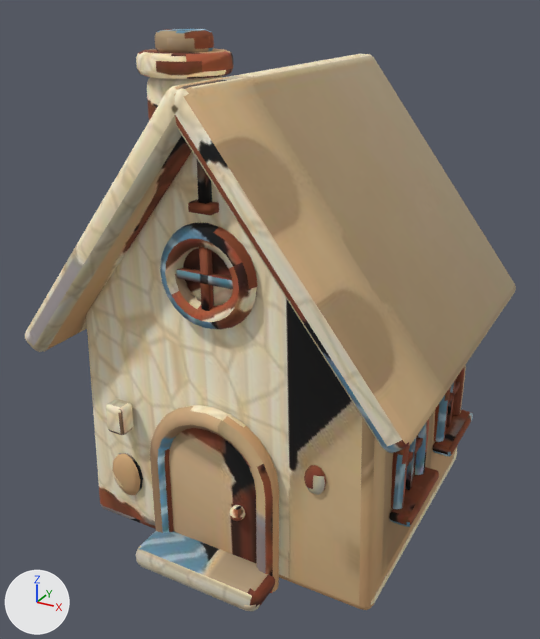
The glTF model assets/props/_exp/models/hut/hut_high.glb, before and after one commit.
Both versions are drawn from a 50 mm lens placed at (1.087, -2.109, 1.724), pointed at (-0.027, -0.084, 0.712). Every picture has the same lights, and +X, +Y and +Z are marked at lower left. The picture after the commit comes second. Vertices at exactly the same position are counted once.

In view in the first picture: 'hut'.
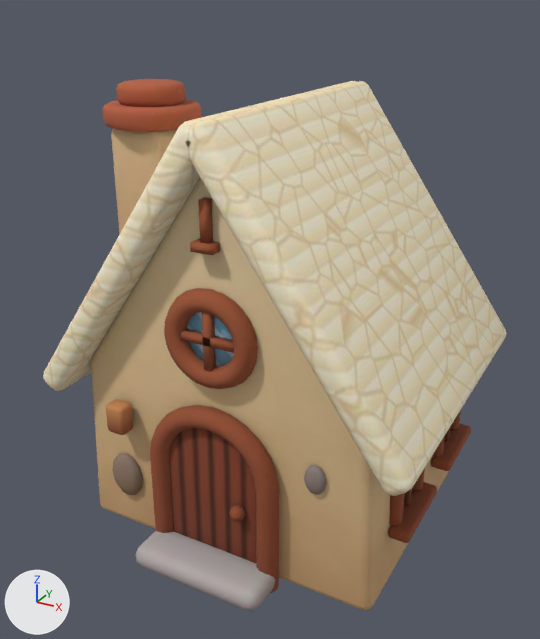
Edits to the bpy script that builds the scene:
```text
Change me_body:
    used by ob_hut; location = (0.0, 0.0, 0.0)
    remove me_body.from_pydata(...)  # 2716 vertices, 5164 faces; spans x -0.64..0.64, y -0.65..0.61, z 0.0..1.62
    add me_body.from_pydata(...)  # 2716 vertices, 5164 faces; spans x -0.64..0.64, y -0.65..0.56, z 0.0..1.45
    me_body part 1: the loose piece of 96 vertices spanning x -0.64..0.04, y -0.61..0.61, z 0.67..1.52 is scaled about its middle by (0.988, 0.915, 1.1), then moved by (0.0, 0.0, -0.13)
    me_body part 2: the loose piece of 96 vertices spanning x -0.04..0.64, y -0.61..0.61, z 0.67..1.52 is scaled about its middle by (0.988, 0.915, 1.1), then moved by (0.0, 0.0, -0.13)
    me_body part 3: the loose piece of 96 vertices spanning x -0.43..-0.23, y -0.18..0.02, z 0.87..1.49 is scaled about its middle by (1.12, 1.12, 1.24), then moved by (-0.14, 0.0, -0.23)
    me_body part 4: the loose piece of 120 vertices spanning x -0.48..-0.18, y -0.23..0.07, z 1.49..1.55 is moved by (-0.14, 0.0, -0.16)
    me_body part 5: the loose piece of 120 vertices spanning x -0.42..-0.24, y -0.17..0.01, z 1.55..1.62 is scaled about its middle by (1.24, 1.24, 1), then moved by (-0.14, 0.0, -0.16)
    me_body part 6: the loose piece of 192 vertices spanning x -0.16..0.16, y -0.52..-0.45, z 0.85..1.15 is moved by (0.0, 0.0, -0.19)
    me_body part 7: the loose piece of 40 vertices spanning x -0.12..0.12, y -0.48..-0.47, z 0.88..1.12 is moved by (0.0, 0.0, -0.19)
    me_body part 8: the loose piece of 8 vertices spanning x -0.01..0.01, y -0.51..-0.48, z 0.89..1.11 is moved by (0.0, 0.0, -0.19)
    me_body part 9: the loose piece of 8 vertices spanning x -0.11..0.11, y -0.51..-0.48, z 0.99..1.01 is moved by (0.0, 0.0, -0.19)
    me_body part 10: the loose piece of 8 vertices spanning x -0.01..0.01, y -0.5..-0.47, z 1.21..1.33 is moved by (0.0, 0.0, -0.11)
    me_body part 11: the loose piece of 8 vertices spanning x -0.04..0.04, y -0.52..-0.48, z 1.19..1.21 is moved by (0.0, 0.0, -0.11)
    me_body part 12: the loose piece of 150 vertices spanning x 0.5..0.55, y -0.32..-0.08, z 0.3..0.58 is moved by (0.0, 0.0, -0.06)
    me_body part 13: the loose piece of 8 vertices spanning x 0.52..0.54, y -0.21..-0.19, z 0.3..0.56 is moved by (0.0, 0.0, -0.06)
    me_body part 14: all 48 vertices in x -0.5..0.5, y -0.47..0.47, z 0.75..0.81 are moved by (0.0, 0.0, -0.16)
    me_body part 15: all 24 vertices in x -0.02..0.02, y -0.47..0.47, z 1.36..1.4 are moved by (0.0, 0.0, -0.09)
    me_body part 16: 280 of the vertices in x 0.5..0.59, y -0.1..0.37, z 0.26..0.58 are moved by (0.0, 0.0, -0.06)
    me_body part 17: 32 of the vertices in x 0.52..0.59, y -0.34..-0.3, z 0.26..0.44 are moved by (0.0, 0.0, -0.06)
    me_body part 18: 5138 kept faces spanning x -0.64..0.64, y -0.65..0.56, z 0.0..1.45 get new texture (UV) coordinates
    other edits to the shape of me_body do not show in these pictures
```

Location of each change, [x1, y1, x2, y2] in pixels of the pictures (540 x 639 px; the box of a moved part takes in the faces that stretch with it):
'hut', reshaped (9% shorter)
    before: [25, 29, 516, 612]
    after: [43, 79, 506, 612]
part 1 of me_body, moved or reshaped
    before: [25, 54, 362, 352]
    after: [43, 81, 356, 391]
part 2 of me_body, moved or reshaped
    before: [174, 54, 516, 453]
    after: [186, 81, 506, 496]
part 3 of me_body, moved or reshaped
    before: [147, 76, 223, 120]
    after: [111, 128, 177, 234]
part 4 of me_body, moved or reshaped
    before: [136, 48, 233, 79]
    after: [102, 99, 201, 132]
part 5 of me_body, moved or reshaped
    before: [155, 29, 214, 53]
    after: [116, 79, 185, 107]
part 6 of me_body, moved or reshaped
    before: [160, 223, 258, 329]
    after: [164, 288, 258, 389]
part 7 of me_body, moved or reshaped
    before: [184, 248, 233, 306]
    after: [187, 312, 234, 366]
part 8 of me_body, moved or reshaped
    before: [199, 247, 214, 311]
    after: [202, 312, 216, 372]
part 9 of me_body, moved or reshaped
    before: [176, 267, 233, 290]
    after: [180, 329, 234, 353]
part 10 of me_body, moved or reshaped
    before: [197, 160, 212, 204]
    after: [198, 198, 213, 244]
part 11 of me_body, moved or reshaped
    before: [188, 199, 219, 215]
    after: [190, 239, 220, 255]
part 12 of me_body, moved or reshaped
    before: [391, 419, 429, 509]
    after: [389, 468, 425, 526]
part 13 of me_body, moved or reshaped
    before: [405, 437, 417, 490]
    after: [404, 489, 412, 506]
part 14 of me_body, moved or reshaped
    before: [86, 312, 457, 606]
    after: [91, 356, 448, 606]
part 15 of me_body, moved or reshaped
    before: [88, 152, 362, 605]
    after: [93, 178, 360, 605]
part 16 of me_body, moved or reshaped
    before: [425, 365, 473, 473]
    after: [423, 410, 471, 487]
part 17 of me_body, moved or reshaped
    before: [389, 437, 439, 527]
    after: [388, 483, 437, 543]
part 18 of me_body, surface changed
    before: [25, 29, 516, 612]
    after: [43, 79, 506, 612]
